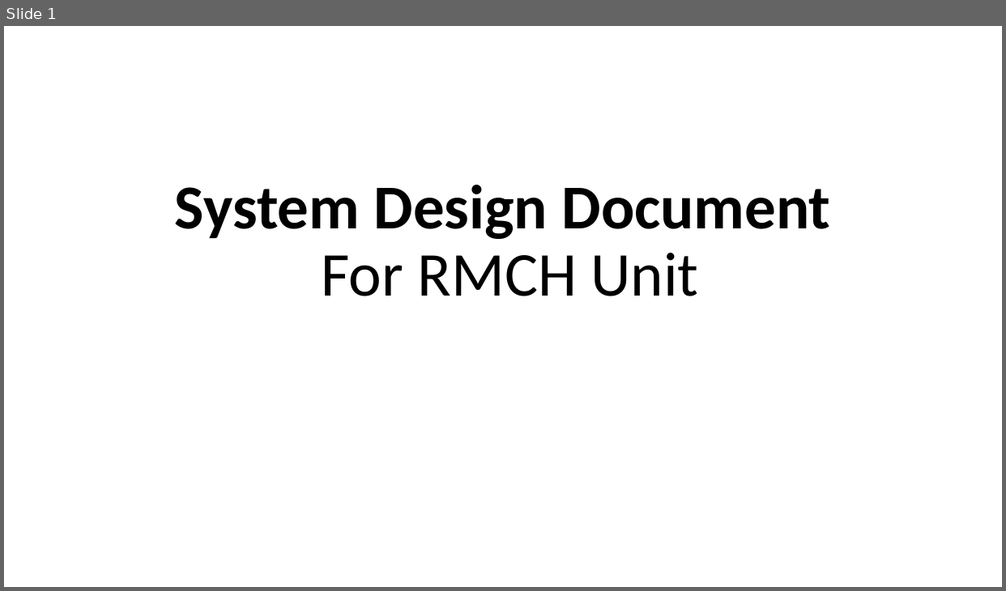
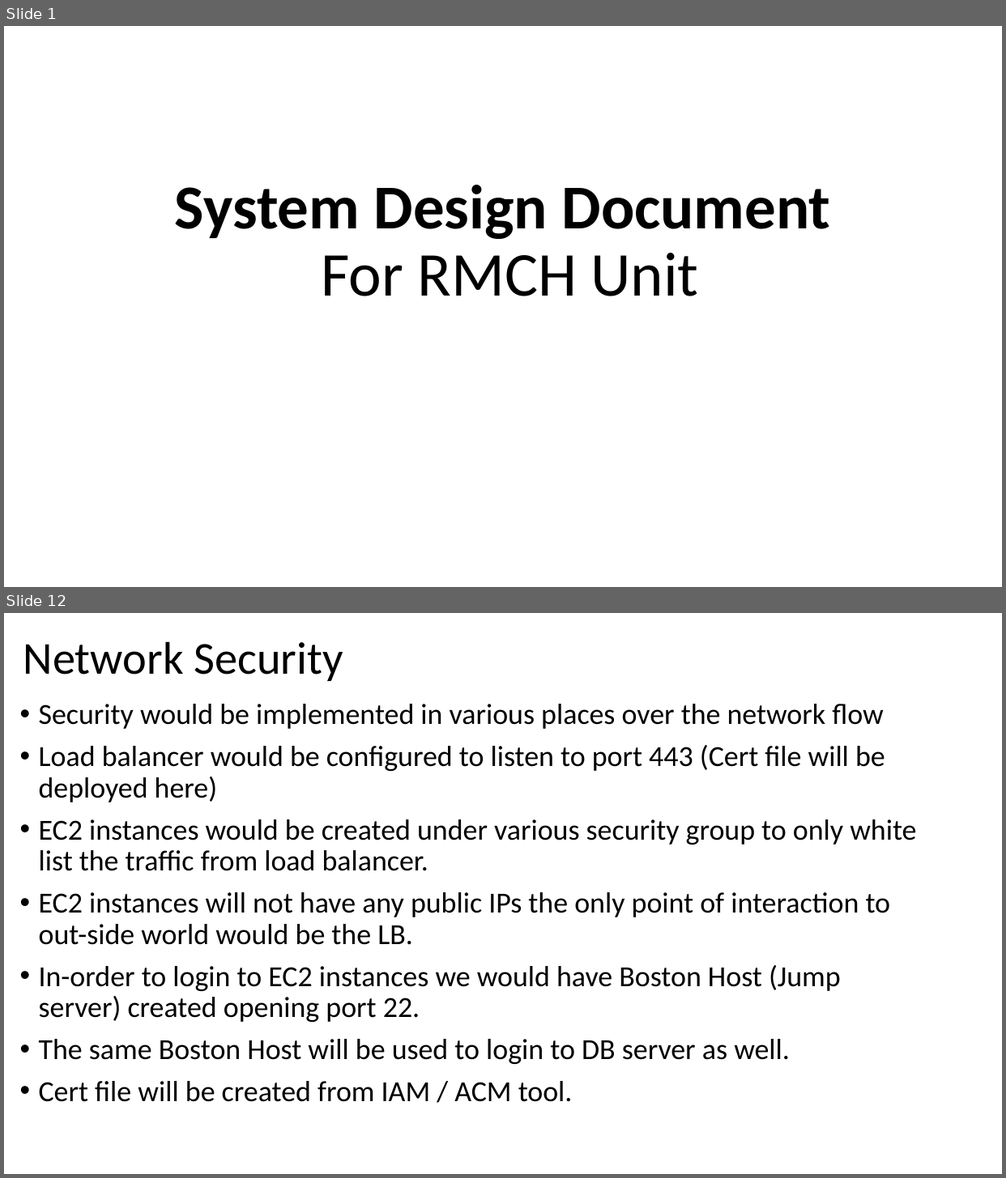
Before and after one commit to debashismohanty/crud, a slide deck: Presentation RMCH Unit.pptx. Shown one above the other, each under a label of ours: slide 1 before the commit, slides 1 and 12 after it; the slides between them are not shown. The pictures are 1006x591 and 1006x1178 pixels, drawn with LibreOffice and Linux fonts; fonts in the diff are those of the drawing. Boxes give left, top, right and bottom in pixels: in the first picture for what was removed or moved away, otherwise in the second. Text is boxed around its words. In the diff, an @@ line names an element or a change of style, - is before the commit and + after.

```diff
--- a/Presentation RMCH Unit.pptx
+++ b/Presentation RMCH Unit.pptx
@@ slide 12 added at (x1=4, y1=613, x2=1002, y2=1174), background #FFFFFF @@
@@ title added at (x1=23, y1=641, x2=343, y2=681), 44 pt, text #000000 @@
+Network Security
@@ text added at (x1=39, y1=704, x2=916, y2=1102), 28 pt, text #000000 @@
+• Security would be implemented in various places over the network flow
+• Load balancer would be configured to listen to port 443 (Cert file will be deployed here)
+• EC2 instances would be created under various security group to only white list the traffic from load balancer.
+• EC2 instances will not have any public IPs the only point of interaction to out-side world would be the LB.
+• In-order to login to EC2 instances we would have Boston Host (Jump server) created opening port 22.
+• The same Boston Host will be used to login to DB server as well.
+• Cert file will be created from IAM / ACM tool.
```
Also in this commit, not shown: 9 slides changed, 3 other slides added.
